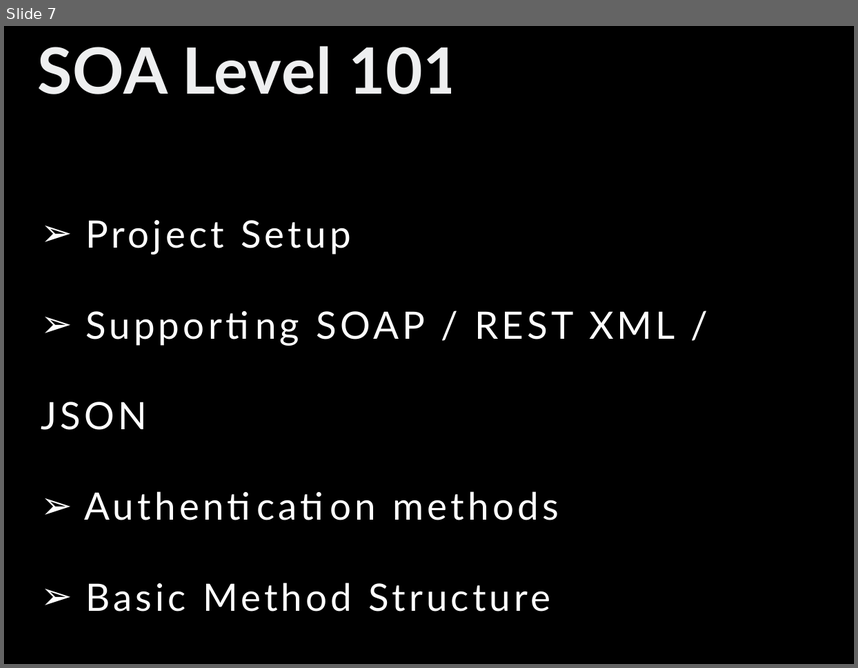
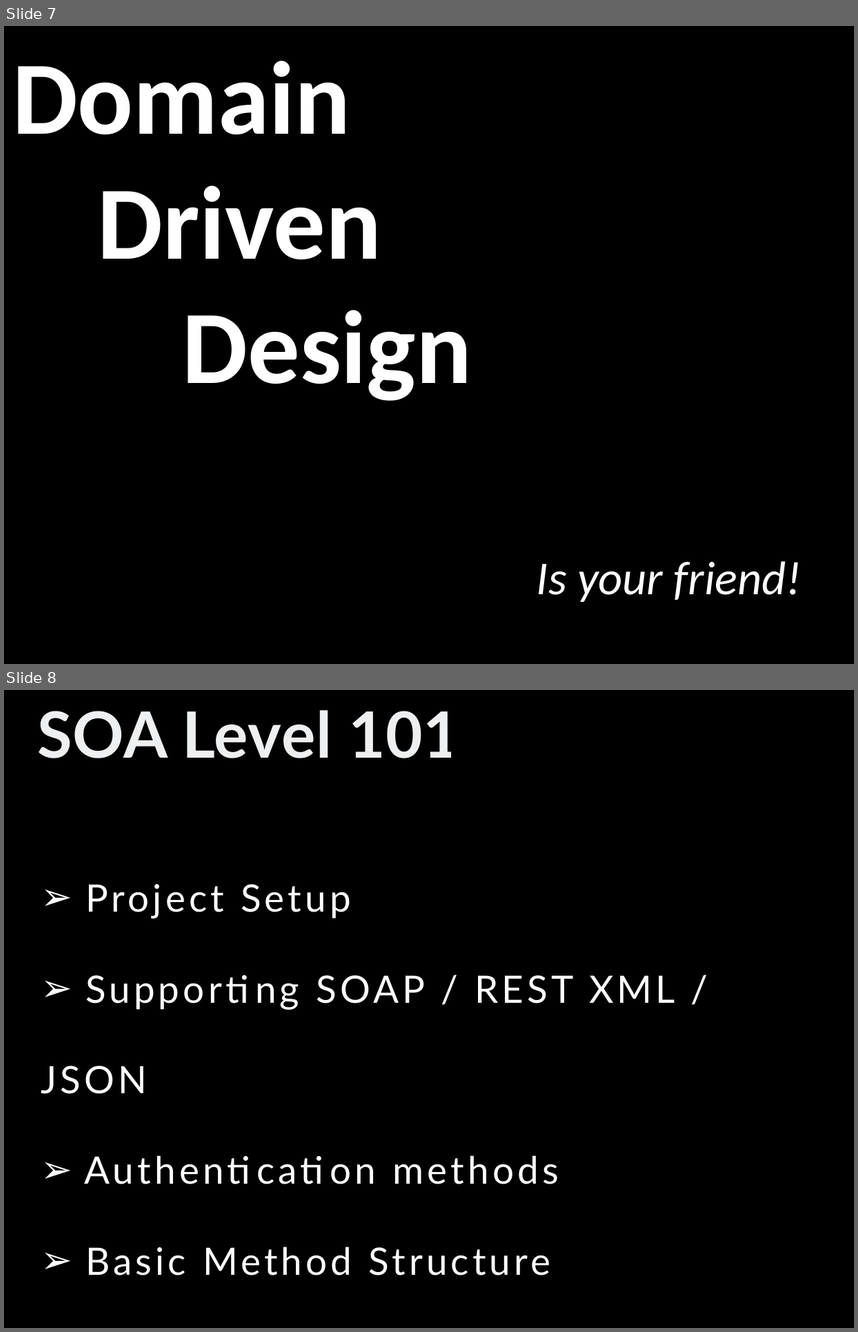
Before and after one commit to spaccabit/vinull, a slide deck: Presentations/SOABuildingTheArch/SOA Arch.pptx. Shown one above the other, each under a label of ours: slide 7 before the commit, slides 7 and 8 after it. The pictures are 858x668 and 858x1332 pixels, drawn with LibreOffice and Linux fonts; fonts in the diff are those of the drawing. Boxes give left, top, right and bottom in pixels: in the first picture for what was removed or moved away, otherwise in the second. Text is boxed around its words. In the diff, an @@ line names an element or a change of style, - is before the commit and + after.

```diff
--- a/Presentations/SOABuildingTheArch/SOA Arch.pptx
+++ b/Presentations/SOABuildingTheArch/SOA Arch.pptx
@@ slide 7 added at (4, 26, 854, 664), background #000000 @@
@@ text added at (12, 60, 471, 401), 88 pt, text #FFFFFF, bold @@
+Domain
+Driven
+Design
@@ text added at (537, 561, 802, 601), 40 pt, text #FFFFFF, italic @@
+Is your friend!
@@ what was slide 7 is now slide 8 @@
```
Also in this commit, not shown: 1 slide changed, 3 other files.
